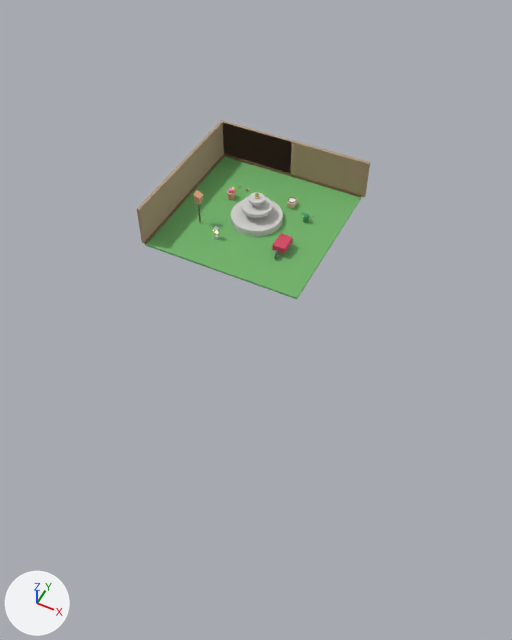
Before and after pictures for a commit that changed the glTF model public/assets/models/worlds/garden.glb.
Camera for both pictures: a camera (50 mm lens) standing at (15.2, -30.4, 28.7) and looking at (2.3, -4.7, -3.5). The lights are fixed; the arrows at lower left show +X, +Y and +Z. The first picture is the older version. Vertices at exactly the same position are counted once.

Before the edit, the objects in view are built like this:
```python
ob_birdhouse = bpy.data.objects.new('Birdhouse', me_cylinder_021)
ob_birdhouse.location = (-3.0, -1.8, 0.85)
ob_flower_pot = bpy.data.objects.new('Flower_Pot', me_cylinder_013)
ob_flower_pot.location = (-2.4, 1.2, 0.24)
ob_garden_diorama = bpy.data.objects.new('Garden_Diorama', me_cube)
ob_garden_diorama.location = (0.0, 0.0, -0.06)
ob_garden_lantern = bpy.data.objects.new('Garden_Lantern', me_cube_012)
ob_garden_lantern.location = (-1.4, -2.6, 0.1)
ob_picnic_basket = bpy.data.objects.new('Picnic_Basket', me_cube_010)
ob_picnic_basket.location = (1.4, 2.2, 0.22)
ob_stone_fountain = bpy.data.objects.new('Stone_Fountain', me_cylinder)
ob_stone_fountain.location = (0.0, 0.0, 0.22)
ob_watering_can = bpy.data.objects.new('Watering_Can', me_cylinder_007)
ob_watering_can.location = (2.8, 1.2, 0.26)
ob_wheelbarrow = bpy.data.objects.new('Wheelbarrow', me_cube_005)
ob_wheelbarrow.location = (2.6, -1.8, 0.52)
```
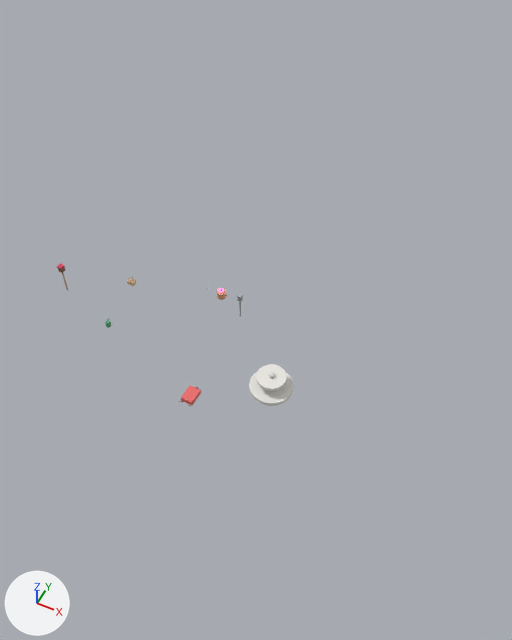
Pixel boxes (x1, y1, x2, y2) of what changed, in the pictures (512 x 640 px; the box of a moved part takes in the faces that stretch with it):
'Garden_Diorama', deleted: before (137, 120, 370, 299)
    faces in mat_garden_grass (green #6fb369): (145, 156, 361, 299)
    faces in mat_garden_trellis (beige #b3997c): (137, 120, 370, 244)
    faces in mat_dark_walnut (brown #81614b): (145, 154, 362, 244)
'Stone_Fountain', reshaped, moved (13% narrower): before (231, 193, 283, 237); after (249, 364, 294, 406)
'Wheelbarrow', reshaped, moved (27% shorter): before (272, 230, 293, 259); after (179, 385, 201, 406)
'Birdhouse', moved: before (193, 190, 203, 223); after (57, 263, 68, 290)
'Flower_Pot', moved: before (227, 187, 236, 200); after (217, 288, 226, 300)
'Picnic_Basket', moved: before (287, 197, 298, 209); after (127, 277, 136, 286)
'Garden_Lantern', moved: before (213, 226, 220, 239); after (237, 293, 243, 316)
'Watering_Can', moved: before (300, 213, 314, 223); after (105, 318, 113, 328)
part 1 of me_cylinder, moved or reshaped: before (231, 200, 283, 237); after (249, 371, 294, 406)
part 2 of me_cylinder, moved or reshaped: before (241, 196, 272, 218); after (256, 364, 287, 391)
part 3 of me_cylinder, deleted: before (249, 193, 265, 205)
part 4 of me_cube_005, moved or reshaped: before (272, 234, 293, 254); after (181, 385, 201, 405)

The change, as a list of edits to the scene's bpy script:
```text
Add mat_wheelbarrow_red:
    mat_wheelbarrow_red = principled_material('Wheelbarrow_Red')
    mat_wheelbarrow_red.base_color = (0.85, 0.15, 0.15)  # red #ed6c6c
    mat_wheelbarrow_red.roughness = 0.4
Add mat_limestone_fountain:
    mat_limestone_fountain = principled_material('Limestone_Fountain')
    mat_limestone_fountain.base_color = (0.82, 0.8, 0.76)  # white #eae7e2
    mat_limestone_fountain.roughness = 0.7
Change me_cylinder:
    used by ob_stone_fountain; location = (0.0, 0.0, 0.22)
    remove me_cylinder.from_pydata(...)  # 2722 vertices, 5412 faces; spans x -1.6..1.6, y -1.6..1.6, z -0.22..1.82
    remove me_cylinder.materials.append(mat_limestone)  # light grey #d3d1ce
    add me_cylinder.from_pydata(...)  # 1762 vertices, 3504 faces; spans x -1.1..1.1, y -1.1..1.1, z -0.12..1.07
    me_cylinder part 1: the loose piece of 320 vertices spanning x -1.6..1.6, y -1.6..1.6, z -0.22..0.22 is scaled about its middle by (0.687, 0.687, 0.539), in mat_limestone_fountain (white #eae7e2)
    me_cylinder part 2: the loose piece of 320 vertices spanning x -0.95..0.95, y -0.95..0.95, z 0.71..0.95 is scaled about its middle by (0.789, 0.789, 0.743), then moved by (0.0, 0.0, -0.1), in mat_limestone_fountain (white #eae7e2)
    me_cylinder part 3: the loose piece of 320 vertices spanning x -0.5..0.5, y -0.5..0.5, z 1.32..1.48 is deleted
    other edits to the shape of me_cylinder do not show in these pictures
    remove me_cylinder.materials.append(mat_gold_brass)  # yellow #f9e599
    add me_cylinder.materials.append(mat_limestone_fountain)  # white #eae7e2
Change me_cube_005:
    used by ob_wheelbarrow; location = (2.6, -1.8, 0.52)
    remove me_cube_005.from_pydata(...)  # 1462 vertices, 2908 faces; spans x -0.4..0.4, y -1.04..0.79, z -0.7..0.56
    remove me_cube_005.materials.append(mat_velvet_red)  # red #d34561
    remove me_cube_005.materials.append(mat_tire_black)  # dark grey #595959
    add me_cube_005.from_pydata(...)  # 1736 vertices, 3448 faces; spans x -0.32..0.32, y -0.69..0.66, z -0.36..0.19
    me_cube_005 part 4: the loose piece of 152 vertices spanning x -0.4..0.4, y -0.57..0.57, z -0.19..0.19 is scaled about its middle by (0.799, 0.738, 0.676), in mat_wheelbarrow_red (red #ed6c6c)
    other edits to the shape of me_cube_005 do not show in these pictures
    add me_cube_005.materials.append(mat_wheelbarrow_red)  # red #ed6c6c
    add me_cube_005.materials.append(mat_dark_walnut)  # brown #81614b
Change ob_birdhouse:
    ob_birdhouse.location: (-3.0, -1.8, 0.85) -> (-6.8, -10.2, 0.75)
Change ob_flower_pot:
    ob_flower_pot.location: (-2.4, 1.2, 0.24) -> (1.2, -6.8, 0.22)
Remove ob_garden_diorama:
    ob_garden_diorama = bpy.data.objects.new('Garden_Diorama', me_cube)
    ob_garden_diorama.location = (0.0, 0.0, -0.06)
Change ob_garden_lantern:
    ob_garden_lantern.location: (-1.4, -2.6, 0.1) -> (2.8, -7.6, 0.65)
Change ob_picnic_basket:
    ob_picnic_basket.location: (1.4, 2.2, 0.22) -> (-3.8, -8.2, 0.16)
Change ob_stone_fountain:
    ob_stone_fountain.location: (0.0, 0.0, 0.22) -> (6.4, -11.2, 0.12)
Change ob_watering_can:
    ob_watering_can.location: (2.8, 1.2, 0.26) -> (-3.2, -11.4, 0.16)
Change ob_wheelbarrow:
    ob_wheelbarrow.location: (2.6, -1.8, 0.52) -> (3.2, -13.6, 0.36)
```
